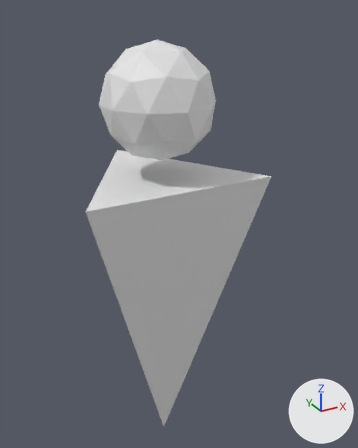
What one commit did to the FBX model Assets/Game/Models/Person.fbx.
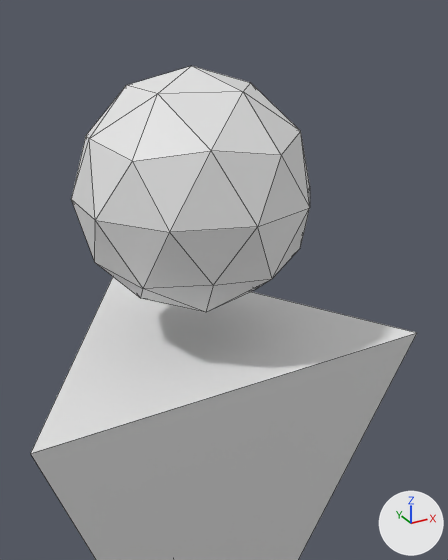
Each version is shown whole from a camera (50 mm lens) standing at (-0.908, -1.823, 2.104) and looking at (0.145, 0.092, 1.147), then close up from a camera (50 mm lens) standing at (-0.527, -1.08, 2.085) and looking at (0.01, -0.104, 1.597). The lights are fixed; the arrows at lower right show +X, +Y and +Z. The close-ups show mesh edges as thin lines. Where no turn or scale is listed for an object, it has been applied to the vertices.

The scene before the commit, as lines of its bpy script (objects in view):
```python
me_cone = bpy.data.meshes.new('Cone')
me_cone.from_pydata(...)  # 46 vertices, 84 faces; spans x -0.41..0.41, y -0.24..0.48, z 0.01..1.99
ob_cone = bpy.data.objects.new('Cone', me_cone)
ob_cone.location = (0.0, 0.0, 0.0)
```
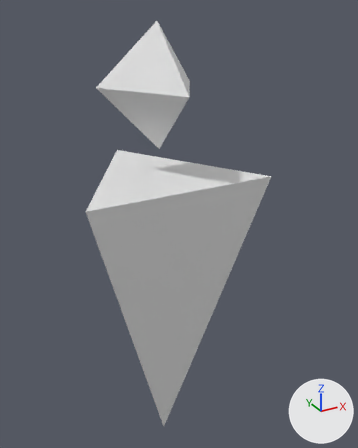
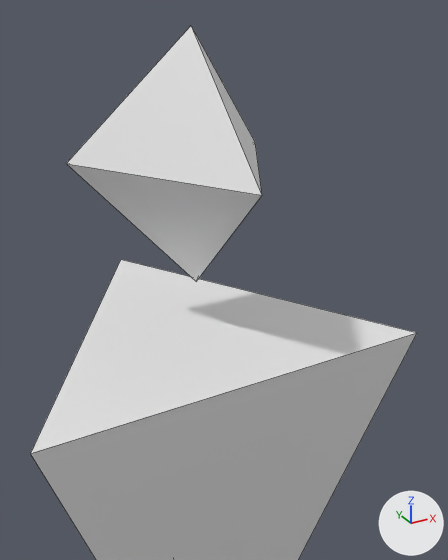
The newer file is also turned or shifted as a whole; pictures and numbers use the older file's frame.

Boxes [x1, y1, x2, y2] around the edits, measured in the close-ups (448 x 560 px):
'Cone', reshaped
    before: [30, 66, 417, 560]
    after: [30, 26, 417, 560]
part 1 of me_cone, rebuilt (18% narrower)
    before: [71, 66, 310, 312]
    after: [66, 26, 262, 281]

The change, as a list of edits to the scene's bpy script:
```text
Change me_cone:
    used by ob_cone; location = (0.0, 0.0, 0.0)
    remove me_cone.from_pydata(...)  # 46 vertices, 84 faces; spans x -0.41..0.41, y -0.24..0.48, z 0.01..1.99
    add me_cone.from_pydata(...)  # 9 vertices, 10 faces; spans x -0.41..0.41, y -0.25..0.48, z 0.01..2.06
    me_cone part 1: the loose piece of 42 vertices spanning x -0.23..0.23, y -0.24..0.24, z 1.51..1.99 is rebuilt with 5 vertices and now spans x -0.22..0.22, y -0.25..0.13, z 1.56..2.06
```
